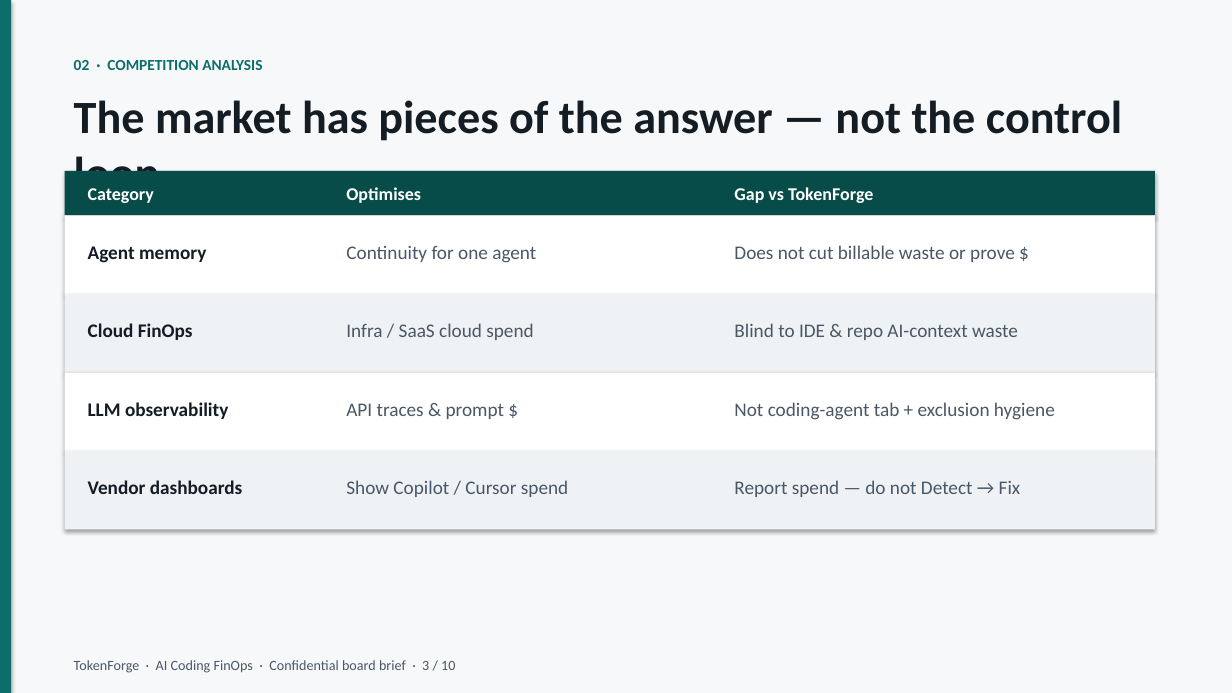
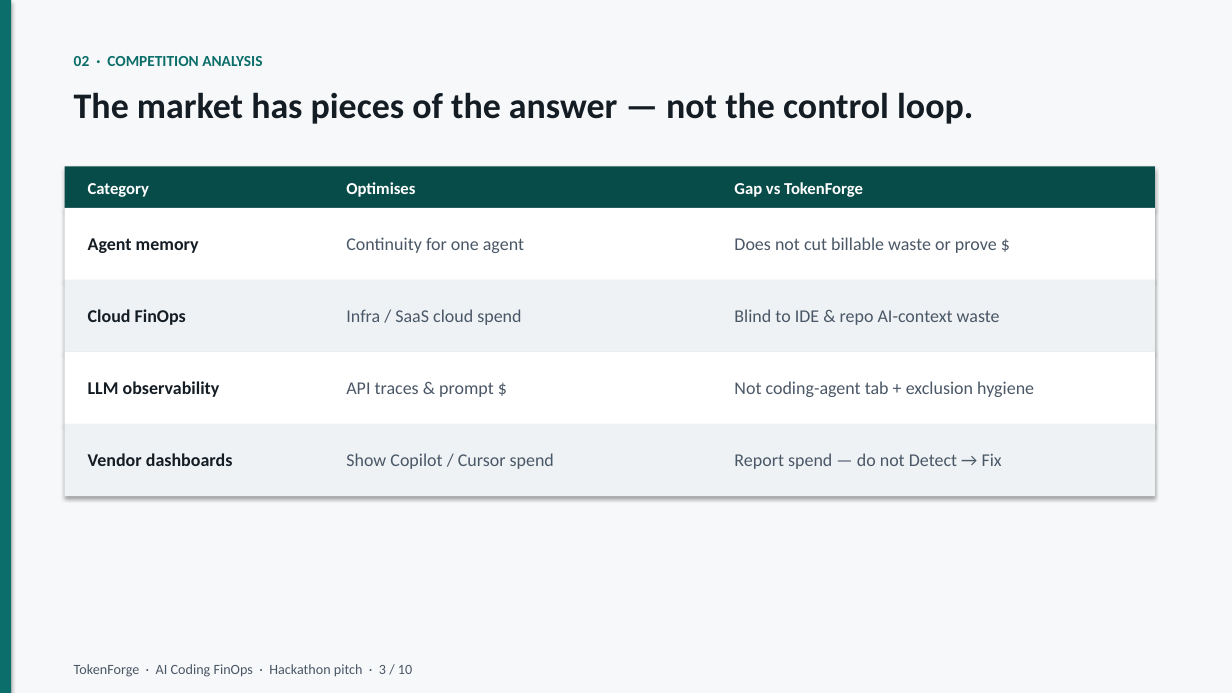
Before and after one commit to JordyNicholas/TokenForge, a slide deck: slide 3 of docs/pitch/TokenForge-Pitch.pptx. Drawn at 1232x693 pixels with LibreOffice and Linux fonts; fonts in the diff are those of the drawing. Boxes give left, top, right and bottom in pixels: in the first picture for what was removed or moved away, otherwise in the second. Text is boxed around its words. In the diff, an @@ line names an element or a change of style, - is before the commit and + after.

```diff
--- a/docs/pitch/TokenForge-Pitch.pptx
+++ b/docs/pitch/TokenForge-Pitch.pptx
@@ text "02 · COMPETITION ANALYSIS": place and size @@
-text "02 · COMPETITION ANALYSIS" at <box>74,60,262,70</box>
+text "02 · COMPETITION ANALYSIS" at <box>74,56,262,66</box>
@@ text "The market has pieces of ..." at <box>74,92,973,124</box>: size 36 to 28 pt @@
@@ rectangle: place and size @@
-rectangle at <box>65,171,1155,215</box>
+rectangle at <box>65,166,1155,208</box>
@@ size 14 to 13 pt in 3 elements at <box>734,182,863,197</box>, <box>346,182,415,197</box>, <box>88,183,149,197</box> @@
@@ rectangle: place and size @@
-rectangle at <box>65,215,1155,294</box>
+rectangle at <box>65,208,1155,280</box>
@@ text "Agent memory": place and size @@
-text "Agent memory" at <box>88,246,206,263</box>
+text "Agent memory" at <box>88,238,199,253</box>
@@ text "Continuity for one agent": place and size @@
-text "Continuity for one agent" at <box>346,246,536,263</box>
+text "Continuity for one agent" at <box>346,237,524,253</box>
@@ text "Does not cut billable waste ...": place and size @@
-text "Does not cut billable waste ..." at <box>734,245,1015,262</box>
+text "Does not cut billable waste ..." at <box>734,237,997,253</box>
@@ rectangle: place and size @@
-rectangle at <box>65,294,1155,372</box>
+rectangle at <box>65,280,1155,352</box>
@@ text "Cloud FinOps": place and size @@
-text "Cloud FinOps" at <box>88,323,193,340</box>
+text "Cloud FinOps" at <box>88,309,186,325</box>
@@ text "Infra / SaaS cloud spend": place and size @@
-text "Infra / SaaS cloud spend" at <box>346,323,533,340</box>
+text "Infra / SaaS cloud spend" at <box>346,309,521,325</box>
@@ text "Blind to IDE & repo ...": place and size @@
-text "Blind to IDE & repo ..." at <box>734,323,1018,340</box>
+text "Blind to IDE & repo ..." at <box>734,309,1000,325</box>
@@ rectangle: place and size @@
-rectangle at <box>65,372,1155,451</box>
+rectangle at <box>65,352,1155,424</box>
@@ text "LLM observability": place and size @@
-text "LLM observability" at <box>88,402,228,419</box>
+text "LLM observability" at <box>88,381,220,397</box>
@@ text "API traces & prompt $": place and size @@
-text "API traces & prompt $" at <box>346,403,504,419</box>
+text "API traces & prompt $" at <box>346,382,494,397</box>
@@ text "Not coding-agent tab + exclusion ...": place and size @@
-text "Not coding-agent tab + exclusion ..." at <box>734,402,1055,420</box>
+text "Not coding-agent tab + exclusion ..." at <box>734,381,1034,397</box>
@@ rectangle: place and size @@
-rectangle at <box>65,451,1155,530</box>
+rectangle at <box>65,424,1155,496</box>
@@ size 15 to 14 pt in 12 elements at <box>734,237,997,253</box>, <box>346,237,524,253</box>, <box>88,238,199,253</box>, <box>734,309,1000,325</box>, <box>346,309,521,325</box>, <box>88,309,186,325</box>, <box>734,381,1034,397</box>, <box>346,382,494,397</box>, <box>88,381,220,397</box>, <box>734,453,1002,469</box>, <box>346,453,554,469</box>, <box>88,453,233,466</box> @@
@@ text "Vendor dashboards": place and size @@
-text "Vendor dashboards" at <box>88,480,242,494</box>
+text "Vendor dashboards" at <box>88,453,233,466</box>
@@ text "Show Copilot / Cursor spend": place and size @@
-text "Show Copilot / Cursor spend" at <box>346,480,568,497</box>
+text "Show Copilot / Cursor spend" at <box>346,453,554,469</box>
@@ text "Report spend — do not ...": place and size @@
-text "Report spend — do not ..." at <box>734,480,1021,497</box>
+text "Report spend — do not ..." at <box>734,453,1002,469</box>
@@ text at <box>74,664,412,677</box>: text changed @@
-TokenForge · AI Coding FinOps · Confidential board brief · 3 / 10
+TokenForge · AI Coding FinOps · Hackathon pitch · 3 / 10
```
Also in this commit, not shown: 9 other slides changed, 2 other files.
